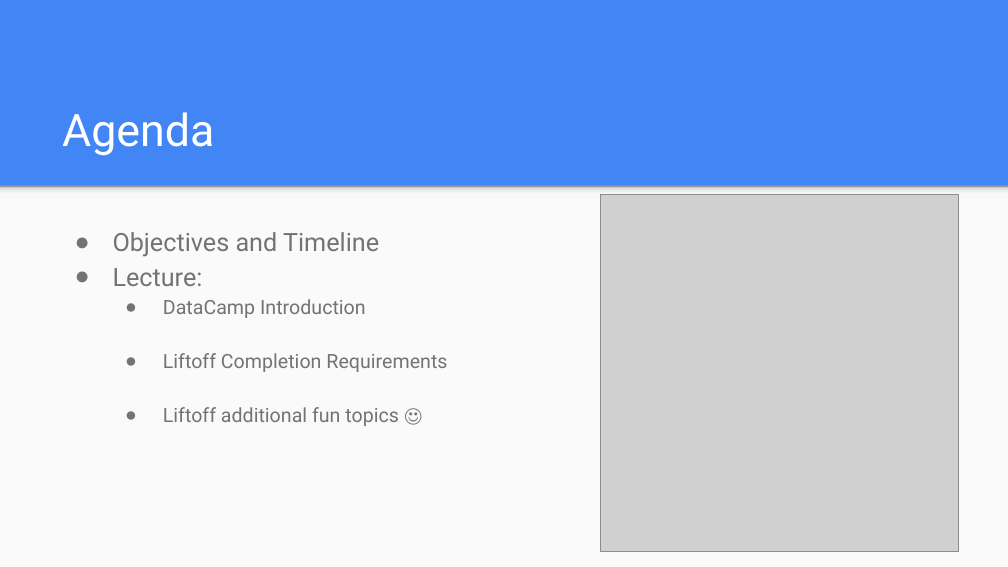
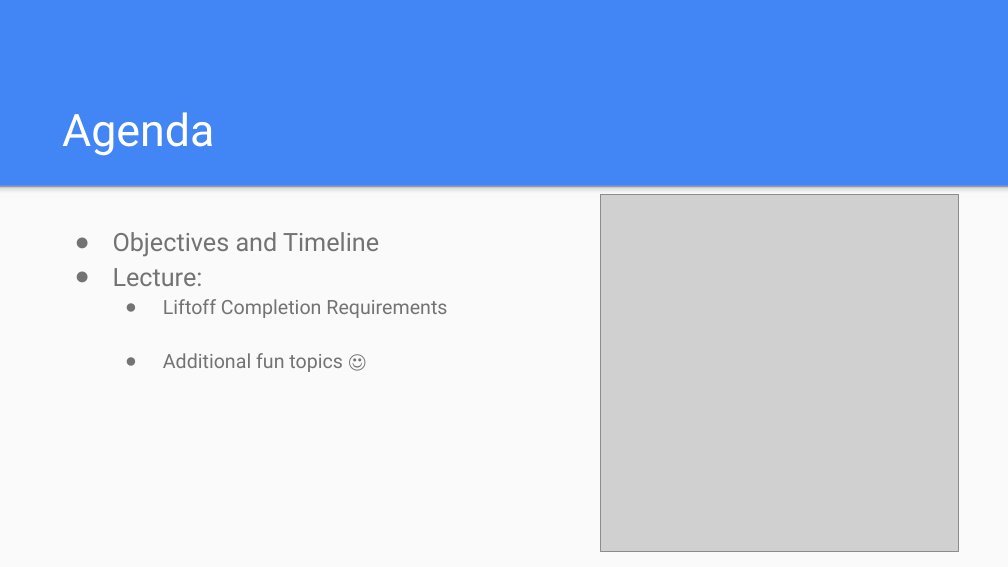
Before and after one commit to icon5585/liftoff-presentations, a slide deck: slide 2 of Class 5 Slides.pptx. Drawn at 1008x567 pixels with LibreOffice and Linux fonts; fonts in the diff are those of the drawing; grey boxes stand for pictures. Boxes give left, top, right and bottom in pixels: in the first picture for what was removed or moved away, otherwise in the second. Text is boxed around its words. In the diff, an @@ line names an element or a change of style, - is before the commit and + after.

Commit message:
Removed datacamp intro as per john

```diff
--- a/Class 5 Slides.pptx
+++ b/Class 5 Slides.pptx
@@ text at (163, 299, 366, 318): paragraph removed @@
-  ● DataCamp Introduction
@@ text at (163, 353, 343, 372): text changed @@
-  ● Liftoff additional fun topics ☺
+  ● Additional fun topics ☺
```
Also in this commit, not shown: 2 other slides changed, 1 slide removed.
